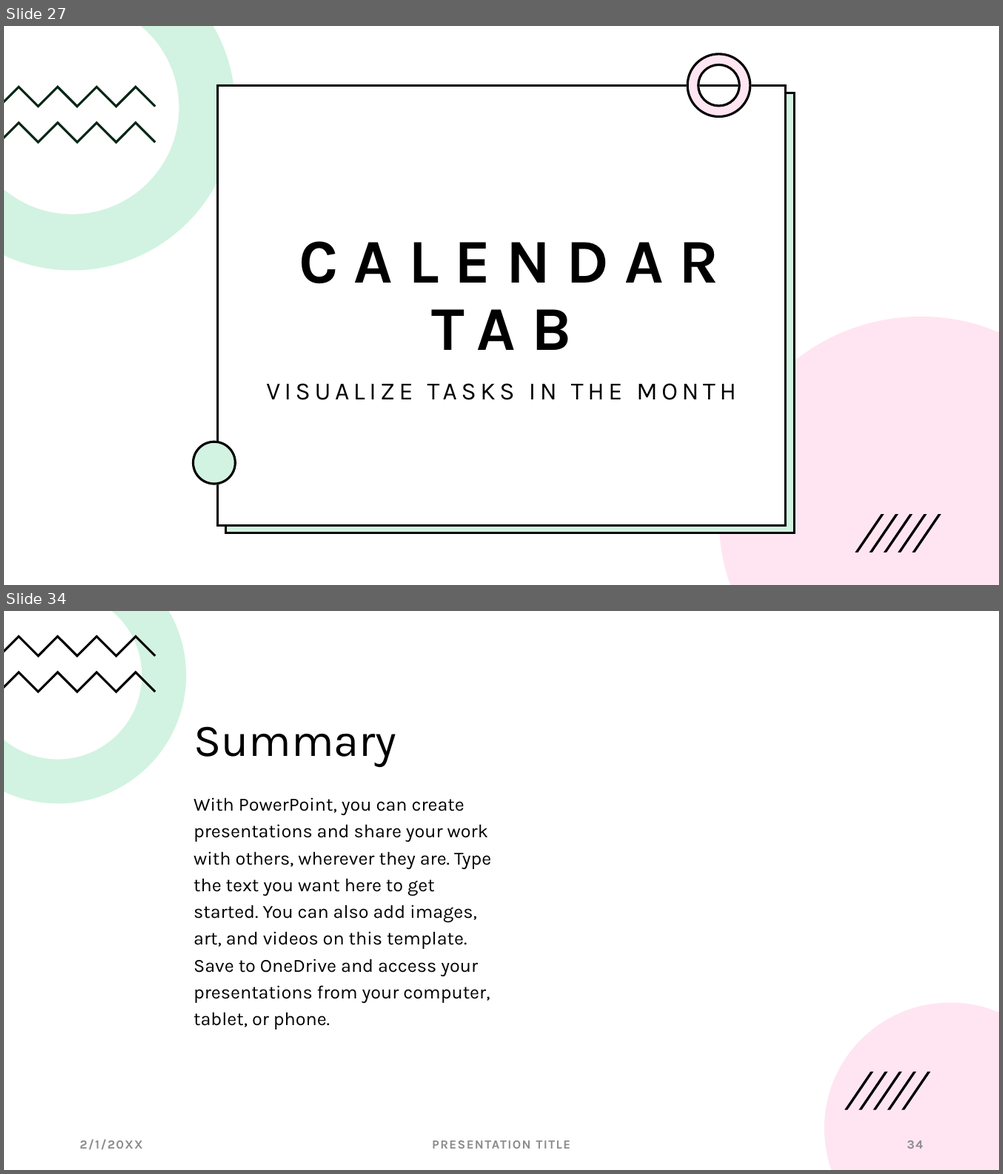
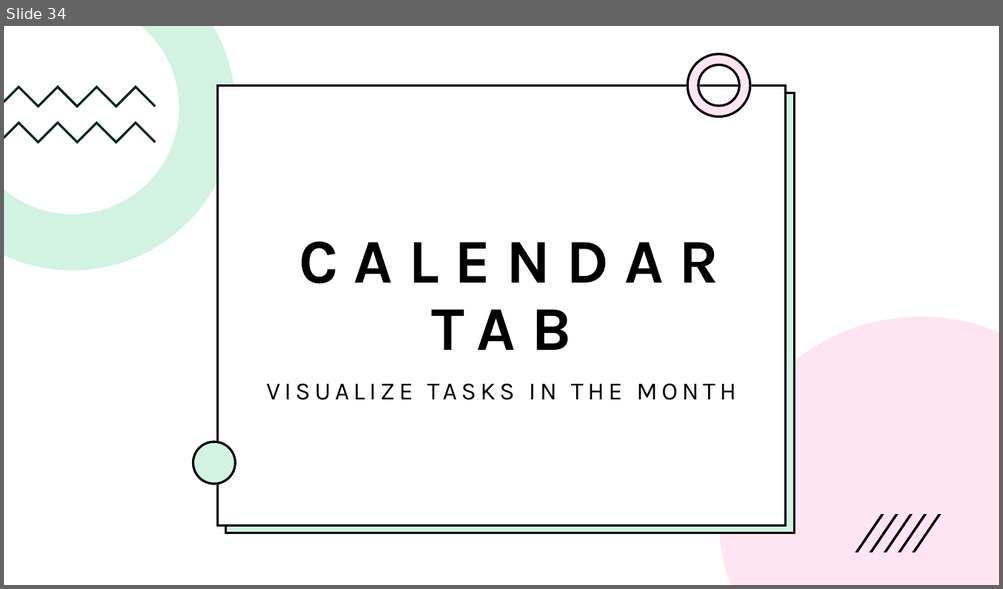
Before and after one commit to BadrGello/Task-Management-App, a slide deck: Documents/Final presentation.pptx. Shown one above the other, each under a label of ours: slides 27 and 34 before the commit, slide 34 after it; the slides between them are not shown. The pictures are 1003x1174 and 1003x589 pixels, drawn with LibreOffice and Linux fonts; fonts in the diff are those of the drawing. Boxes give left, top, right and bottom in pixels: in the first picture for what was removed or moved away, otherwise in the second. Text is boxed around its words. In the diff, an @@ line names an element or a change of style, - is before the commit and + after.

```diff
--- a/Documents/Final presentation.pptx
+++ b/Documents/Final presentation.pptx
@@ slide 34 removed at (x1=4, y1=611, x2=999, y2=1170), background #FFFFFF @@
@@ freeform shape removed at (x1=4, y1=611, x2=186, y2=803) @@
@@ freeform shape removed at (x1=4, y1=635, x2=156, y2=658) @@
@@ freeform shape removed at (x1=4, y1=671, x2=156, y2=693) @@
@@ title removed at (x1=193, y1=726, x2=396, y2=767) @@
-Summary
@@ text removed at (x1=193, y1=797, x2=491, y2=1030) @@
-With PowerPoint, you can create presentations and share your work with others, wherever they are. Type the text you want here to get started. You can also add images, art, and videos on this template. Save to OneDrive and access your presentations from your computer, tablet, or phone.
@@ freeform shape removed at (x1=824, y1=1002, x2=999, y2=1170) @@
@@ freeform shape removed at (x1=824, y1=1002, x2=999, y2=1170) @@
@@ group removed at (x1=844, y1=1072, x2=930, y2=1111): 5 freeform shapes @@
@@ text removed at (x1=79, y1=1139, x2=142, y2=1150) @@
-2/1/20XX
@@ text removed at (x1=432, y1=1141, x2=571, y2=1149) @@
-PRESENTATION TITLE
@@ page number removed at (x1=907, y1=1141, x2=923, y2=1149) @@
-34
@@ what was slide 27 is now slide 34 @@
```
Also in this commit, not shown: 13 slides changed, 18 slides added, 1 other slide removed.
